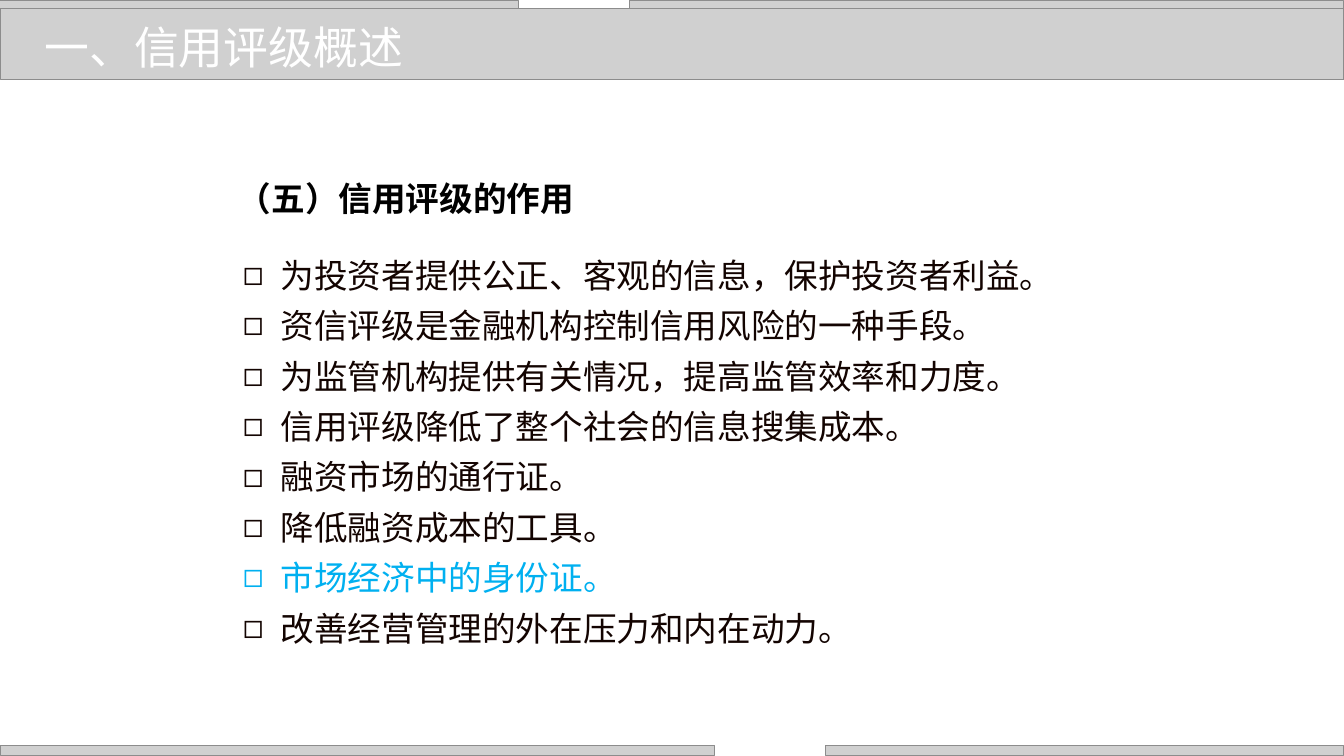
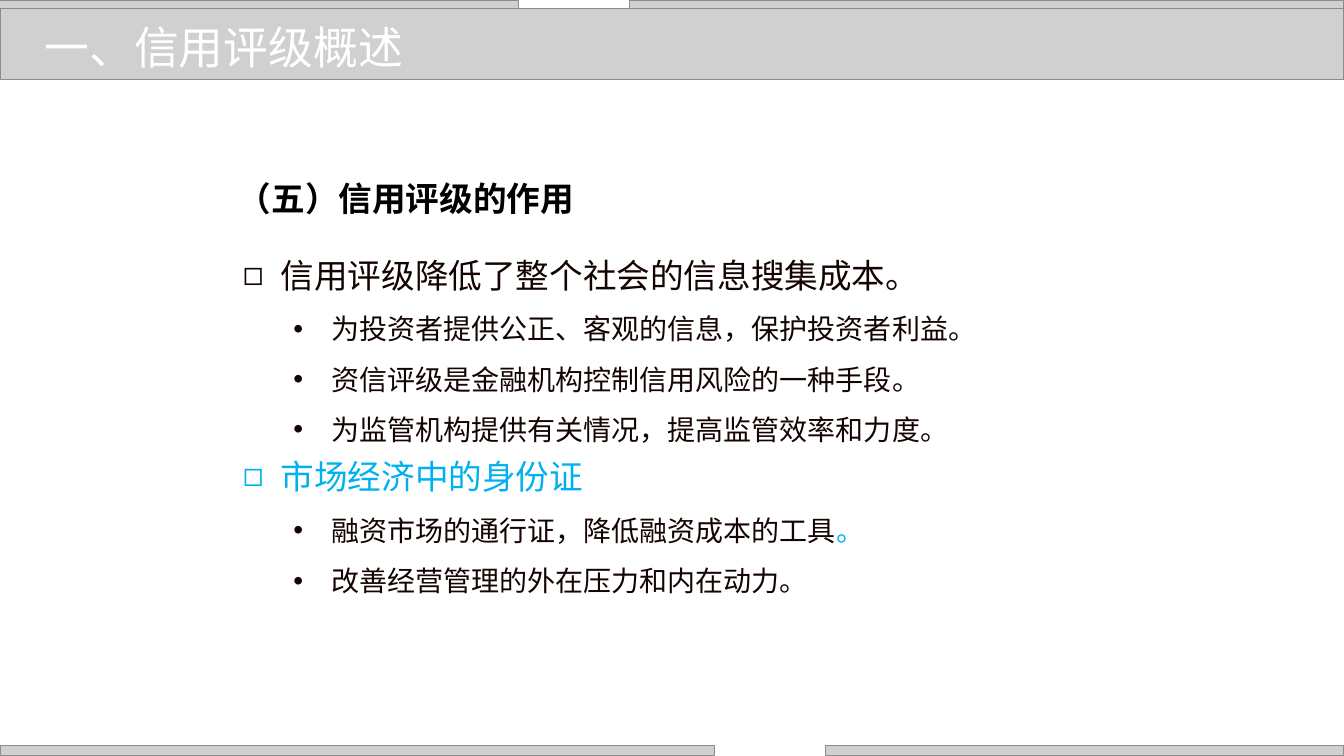
Before and after one commit to zhangjianzhang/internet_credit, a slide deck: slide 8 of files/slides/lecture_4.pptx. Drawn at 1344x756 pixels with LibreOffice and Linux fonts; fonts in the diff are those of the drawing; grey boxes stand for pictures; background and template pictures are left out. Boxes give left, top, right and bottom in pixels: in the first picture for what was removed or moved away, otherwise in the second. Text is boxed around its words. In the diff, an @@ line names an element or a change of style, - is before the commit and + after.

```diff
--- a/files/slides/lecture_4.pptx
+++ b/files/slides/lecture_4.pptx
@@ text at bbox=[281, 259, 919, 291]: paragraph added @@
+◻ 信用评级降低了整个社会的信息搜集成本。
@@ text at bbox=[331, 315, 976, 594]: size 24 to 20 pt in "为投资者提供公正、客观的信息，保护投资者利益。", "资信评级是金融机构控制信用风险的一种手段。", "为监管机构提供有关情况，提高监管效率和力度。", "改善经营管理的外在压力和内在动力。"; bullet ◻ to •; list level 1 to 2 in "为投资者提供公正、客观的信息，保护投资者利益。"; list level 1 to 2 in "资信评级是金融机构控制信用风险的一种手段。"; list level 1 to 2 in "为监管机构提供有关情况，提高监管效率和力度。"; list level 1 to 2 in "改善经营管理的外在压力和内在动力。" @@
@@ text at bbox=[281, 460, 864, 544]: text changed; size 24 to 20 pt @@
-◻ 信用评级降低了整个社会的信息搜集成本。
-◻ 融资市场的通行证。
-◻ 降低融资成本的工具。
-◻ 市场经济中的身份证。
+◻ 市场经济中的身份证
+  • 融资市场的通行证，降低融资成本的工具。
```
Also in this commit, not shown: 20 other slides changed, 5 other files.
